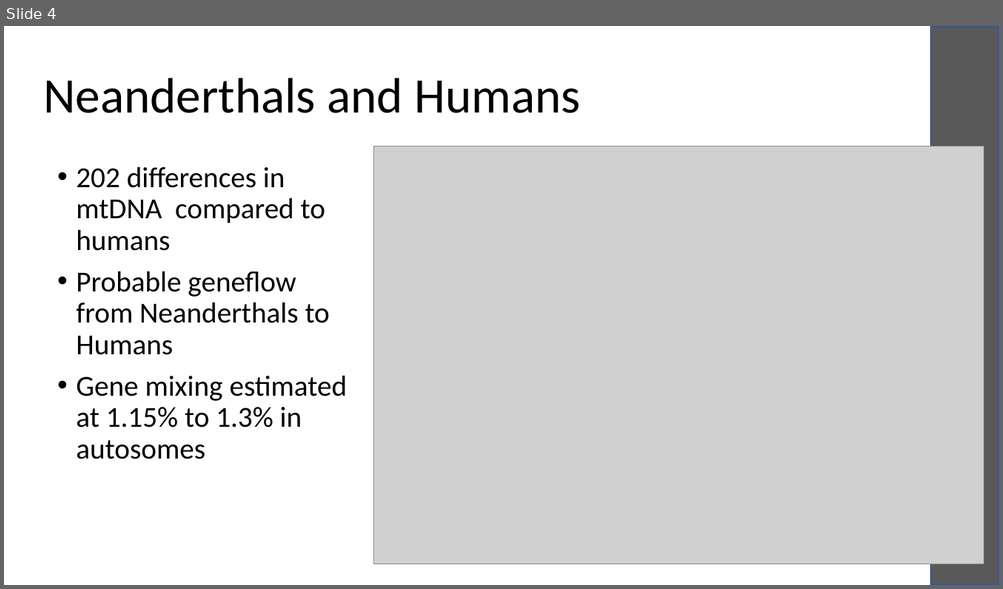
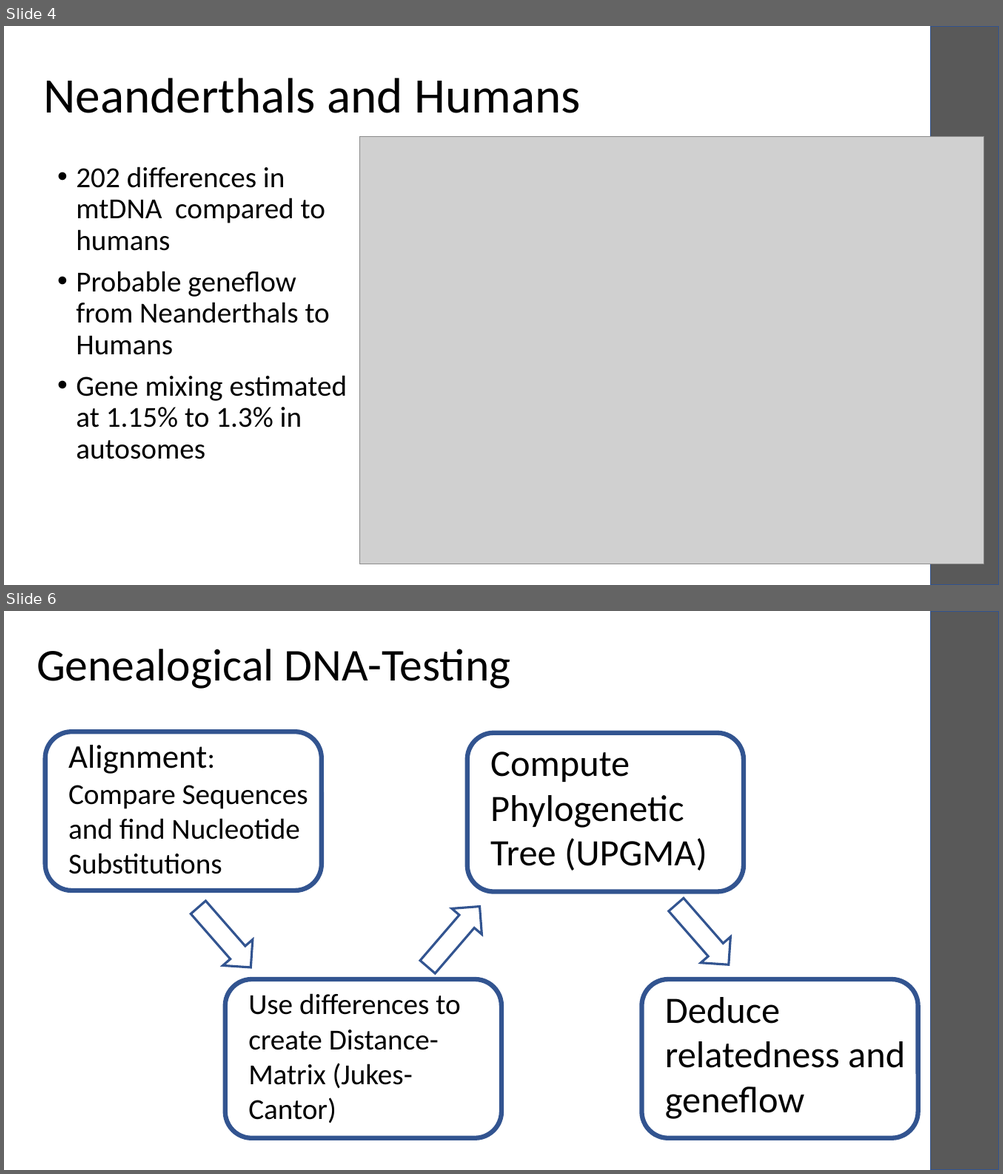
Before and after one commit to laksannathan/Biopython, a slide deck: humans_demo/Humans.pptx. Shown one above the other, each under a label of ours: slide 4 before the commit, slides 4 and 6 after it; the slides between them are not shown. The pictures are 1003x589 and 1003x1174 pixels, drawn with LibreOffice and Linux fonts; fonts in the diff are those of the drawing; grey boxes stand for pictures. Boxes give left, top, right and bottom in pixels: in the first picture for what was removed or moved away, otherwise in the second. Text is boxed around its words. In the diff, an @@ line names an element or a change of style, - is before the commit and + after.

```diff
--- a/humans_demo/Humans.pptx
+++ b/humans_demo/Humans.pptx
@@ slide 6 added at (x1=4, y1=611, x2=999, y2=1170), background #FFFFFF @@
@@ rectangle added at (x1=930, y1=611, x2=999, y2=1170), fill #595959, outline #325491 1 pt @@
@@ title added at (x1=37, y1=649, x2=511, y2=689), 44 pt, text #000000 @@
+Genealogical DNA-Testing
@@ rounded rectangle added at (x1=45, y1=732, x2=321, y2=891), outline #325491 4.5 pt @@
@@ rounded rectangle added at (x1=467, y1=732, x2=743, y2=891), outline #325491 4.5 pt @@
@@ text added at (x1=68, y1=745, x2=308, y2=874), 28 pt, text #000000 @@
+Alignment: Compare Sequences and find Nucleotide Substitutions
@@ text added at (x1=490, y1=752, x2=707, y2=871), 36 pt, text #000000 @@
+Compute Phylogenetic Tree (UPGMA)
@@ right arrow added at (x1=183, y1=894, x2=266, y2=980), outline #325491 2.25 pt @@
@@ right arrow added at (x1=412, y1=894, x2=495, y2=980), outline #325491 2.25 pt @@
@@ right arrow added at (x1=661, y1=892, x2=743, y2=978), outline #325491 2.25 pt @@
@@ rounded rectangle added at (x1=225, y1=980, x2=501, y2=1139), outline #325491 4.5 pt @@
@@ rounded rectangle added at (x1=642, y1=980, x2=918, y2=1139), outline #325491 4.5 pt @@
@@ text added at (x1=248, y1=994, x2=460, y2=1124), 28 pt, text #000000 @@
+Use differences to create Distance-Matrix (Jukes-Cantor)
@@ text added at (x1=665, y1=997, x2=905, y2=1119), 36 pt, text #000000 @@
+Deduce relatedness and geneflow
@@ slide 4 changed as well @@
@@ picture resized from (x1=374, y1=146, x2=984, y2=565) to (x1=360, y1=136, x2=984, y2=564) @@
```
Also in this commit, not shown: 5 other slides changed, 2 other slides added, 1 other file.
